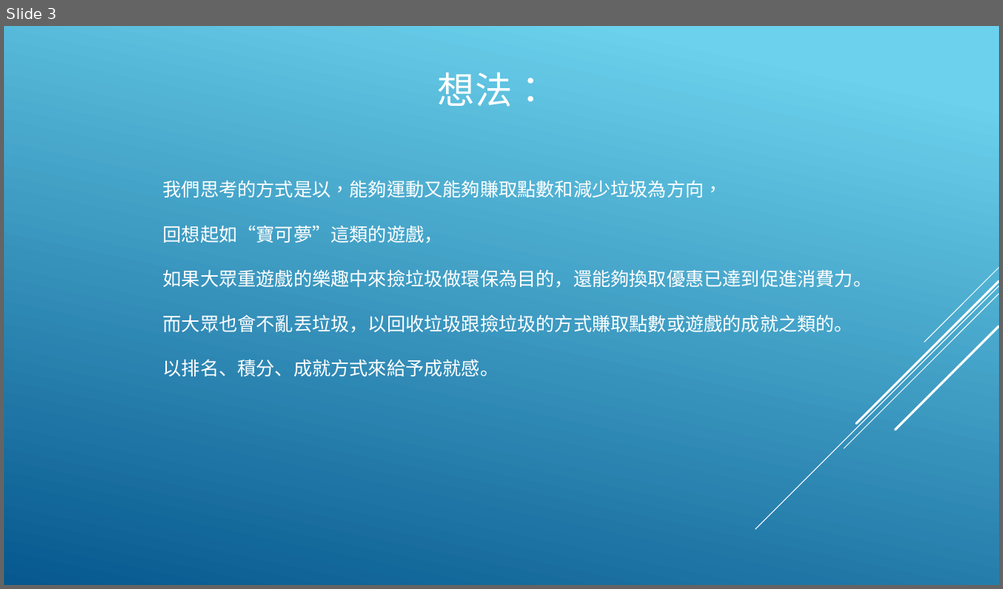
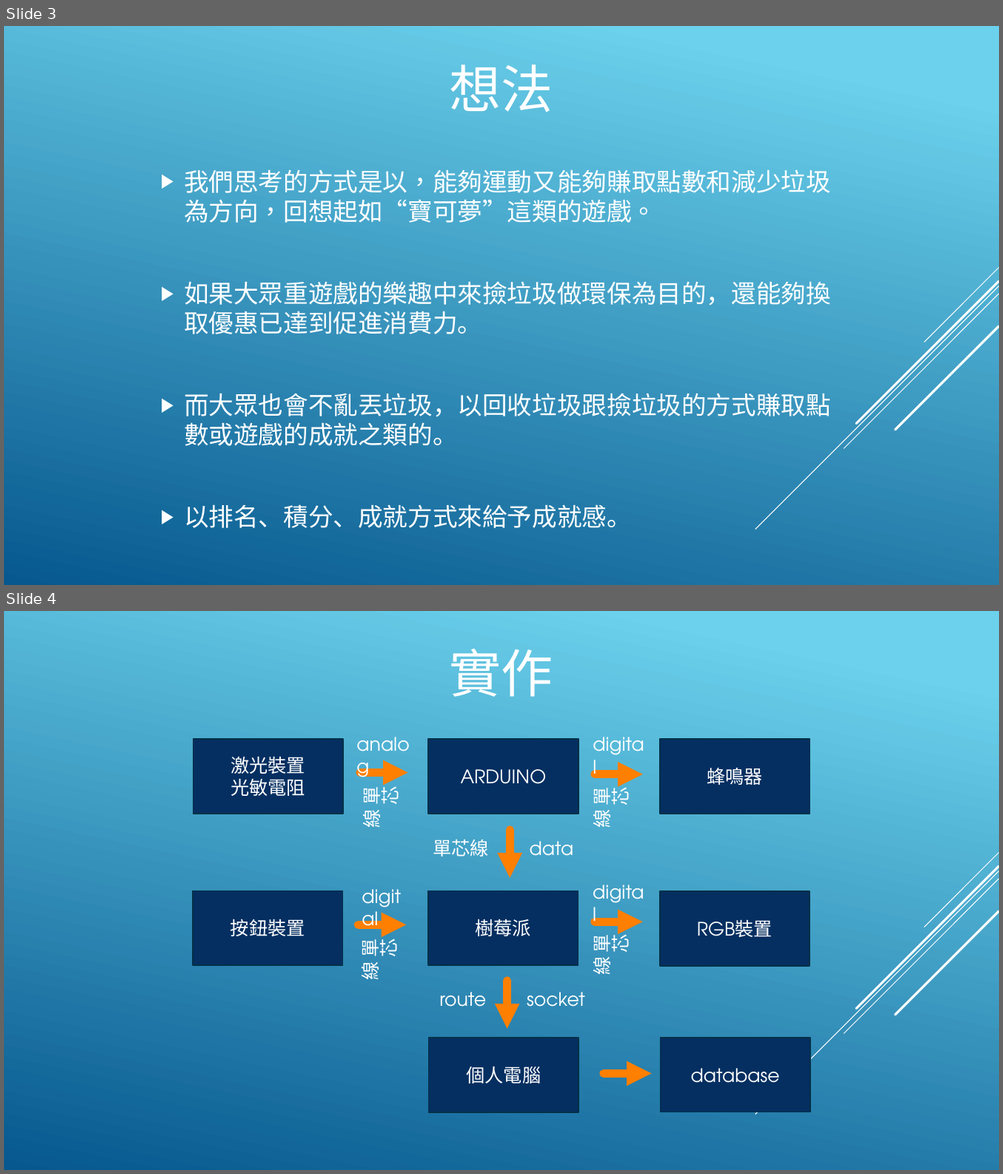
Before and after one commit to DennySORA/Environmental_Sustainability_Partition_Hackathon_2018, a slide deck: doc/永續發展 - 淨灘.pptx. Shown one above the other, each under a label of ours: slide 3 before the commit, slides 3 and 4 after it. The pictures are 1003x589 and 1003x1174 pixels, drawn with LibreOffice and Linux fonts; fonts in the diff are those of the drawing. Boxes give left, top, right and bottom in pixels: in the first picture for what was removed or moved away, otherwise in the second. Text is boxed around its words. In the diff, an @@ line names an element or a change of style, - is before the commit and + after.

```diff
--- a/doc/永續發展 - 淨灘.pptx
+++ b/doc/永續發展 - 淨灘.pptx
@@ slide 4 added at (x1=4, y1=611, x2=999, y2=1170), background gradient #6ED2EB to #06588E; not listed: 5 template elements that a slide beside it also shows @@
@@ title added at (x1=449, y1=649, x2=553, y2=697), 50 pt, text #FFFFFF @@
+實作
@@ group added at (x1=193, y1=729, x2=810, y2=1113): 12 texts, 8 rectangles, 7 arrows @@
+樹莓派
+ARDUINO
+個人電腦
+單芯線
+data
+route
+socket
+單芯線
+analog
+激光裝置
+光敏電阻
+單芯線
+digital
+按鈕裝置
+蜂鳴器
+單芯線
+digital
+RGB裝置
+單芯線
+digital
+database
@@ slide 3 changed as well @@
@@ title at (x1=449, y1=64, x2=553, y2=113): text changed; size 36 to 50 pt @@
-想法：
+想法
@@ text "我們思考的方式是以，能夠運動又能夠賺取點數和減少垃圾為方向，回想起如“寶可夢”這類的遊戲。" moved from (x1=163, y1=181, x2=872, y2=377) to (x1=184, y1=170, x2=831, y2=528) @@
@@ text "我們思考的方式是以，能夠運動又能夠賺取點數和減少垃圾為方向，回想起如“寶可夢”這類的遊戲。" at (x1=184, y1=170, x2=831, y2=528): vertical alignment top to middle @@
@@ text at (x1=184, y1=170, x2=831, y2=223): text changed; size 18 to 24 pt; font TeX Gyre Adventor to Noto Sans CJK SC @@
-我們思考的方式是以，能夠運動又能夠賺取點數和減少垃圾為方向，
-回想起如“寶可夢”這類的遊戲，
+▶ 我們思考的方式是以，能夠運動又能夠賺取點數和減少垃圾為方向，回想起如“寶可夢”這類的遊戲。
@@ text at (x1=184, y1=281, x2=831, y2=528): size 18 to 24 pt, font TeX Gyre Adventor to Noto Sans CJK SC in "如果大眾重遊戲的樂趣中來撿垃圾做環保為目的，還能夠換取優惠已達到促進消費力。", "而大眾也會不亂丟垃圾，以回收垃圾跟撿垃圾的方式賺取點數或遊戲的成就之類的。", "以排名、積分、成就方式來給予成就感。"; bullet none to ▶; more space between paragraphs @@
```
Also in this commit, not shown: 3 other slides changed, 1 other slide added, 2 slides removed.
